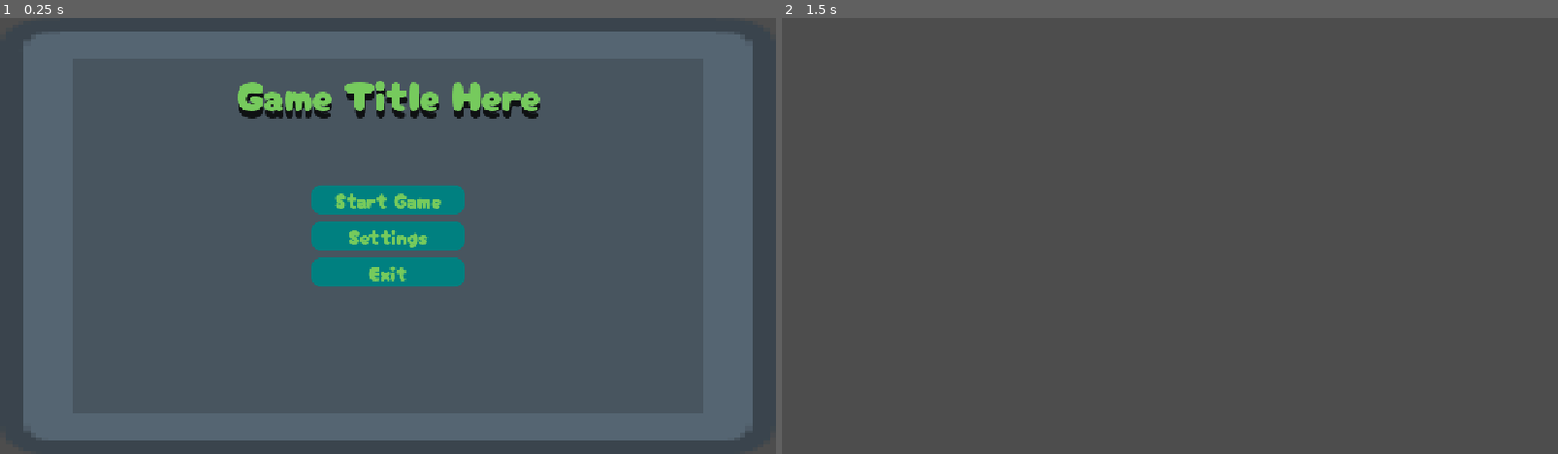
Above: before the commit, frames 1-2 (left to right).
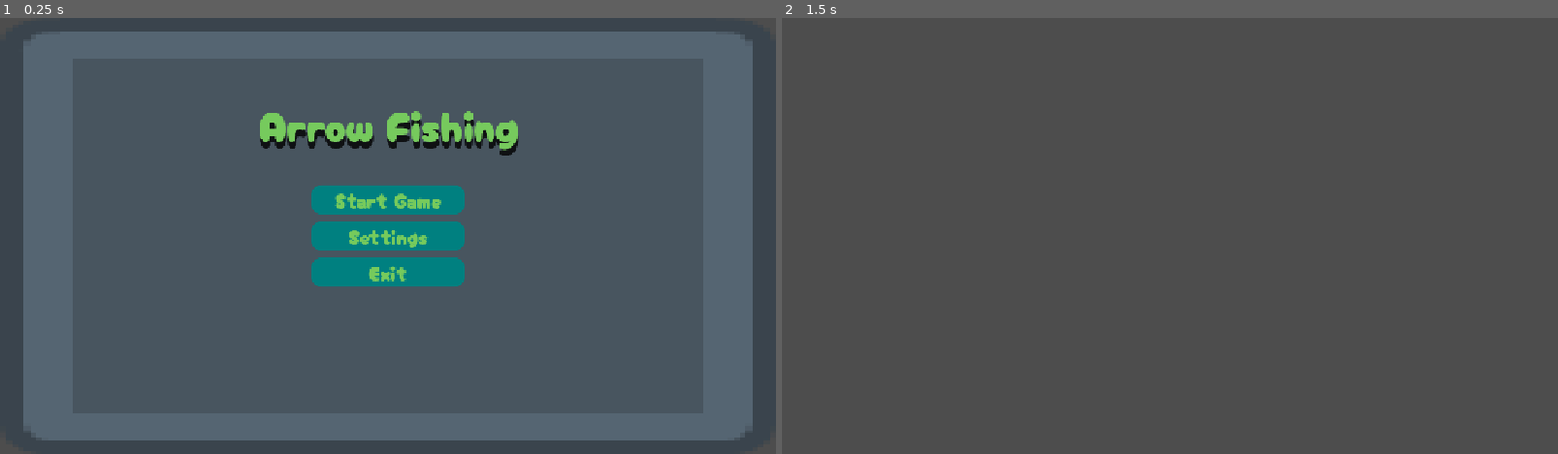
Above: after the commit, the same moments.

Repository: Meoah/Team-Awesome
Game: Godot game, scene res://Scenes/MainMenu.tscn
Two runs of this game, one before a commit and one after it. Both use one fixed random seed, a clock stepped at 60 frames per second and the inputs below. This scene is started directly instead of the project's main scene.
Inputs:
- Up to frame 1 (0.25 s): no input
- Up to frame 2 (1.5 s): click "Start Game" at 0.5 s; tap Enter at 1.25 s

The runs differ from the first frame. In frame 1, 3.7% of the frame differs, in the area x 30-70%, y 14-32%; in frame 2, nothing differs.

Commit message:
Update MainMenu.tscn

Diff:
--- a/Scenes/MainMenu.tscn
+++ b/Scenes/MainMenu.tscn
@@ -123,15 +123,15 @@
 
 [node name="Label" type="Label" parent="."]
 layout_mode = 1
-anchors_preset = 8
-anchor_left = 0.5
-anchor_top = 0.5
-anchor_right = 0.5
-anchor_bottom = 0.5
-offset_left = -164.33997
-offset_top = -202.0
-offset_right = 164.33997
-offset_bottom = -129.68
+anchors_preset = -1
+anchor_left = 0.514
+anchor_top = 0.446
+anchor_right = 0.514
+anchor_bottom = 0.446
+offset_left = -209.62799
+offset_top = -175.008
+offset_right = 177.37201
+offset_bottom = 124.492004
 grow_horizontal = 2
 grow_vertical = 2
 theme_override_colors/font_color = Color(0.4627451, 0.7921569, 0.3647059, 1)
@@ -139,7 +139,7 @@
 theme_override_constants/shadow_offset_y = 10
 theme_override_fonts/font = ExtResource("3_df05h")
 theme_override_font_sizes/font_size = 60
-text = "Game Title Here
+text = "Arrow Fishing
 "
 
 [node name="AudioStreamPlayer" type="AudioStreamPlayer" parent="."]
